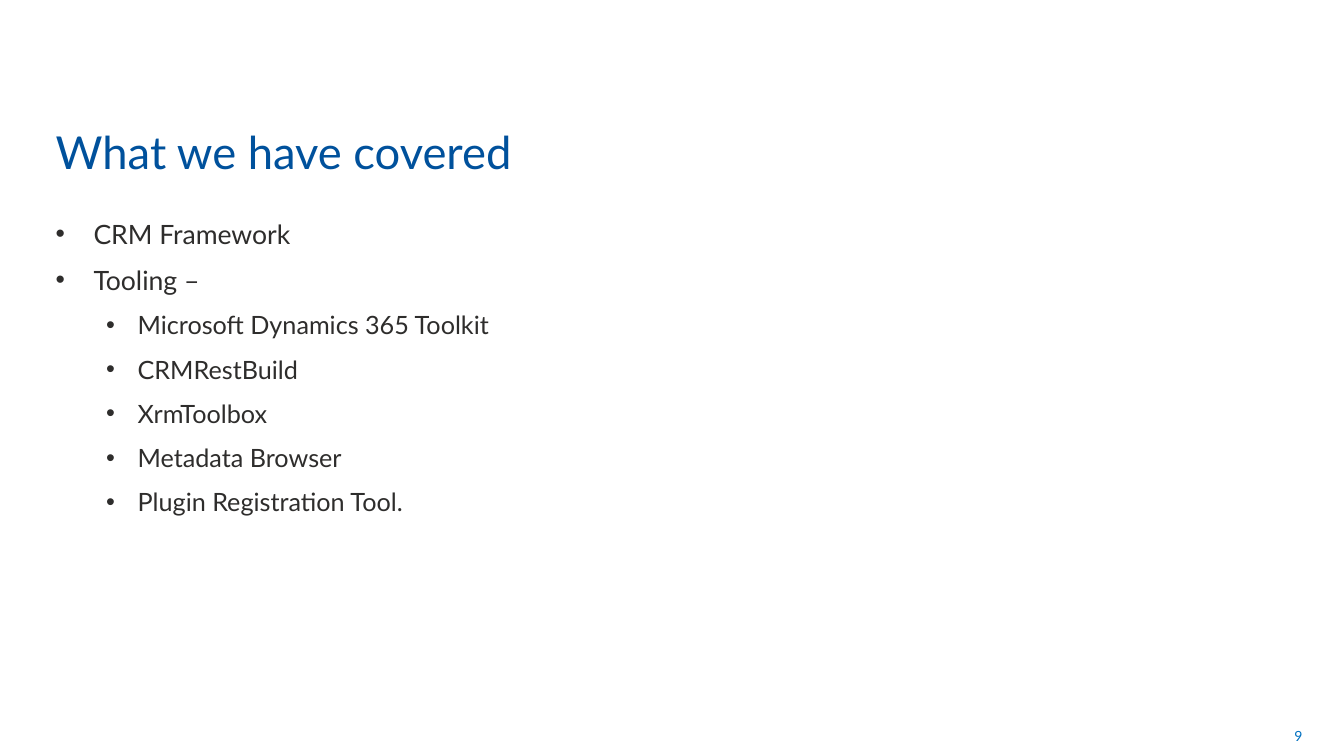
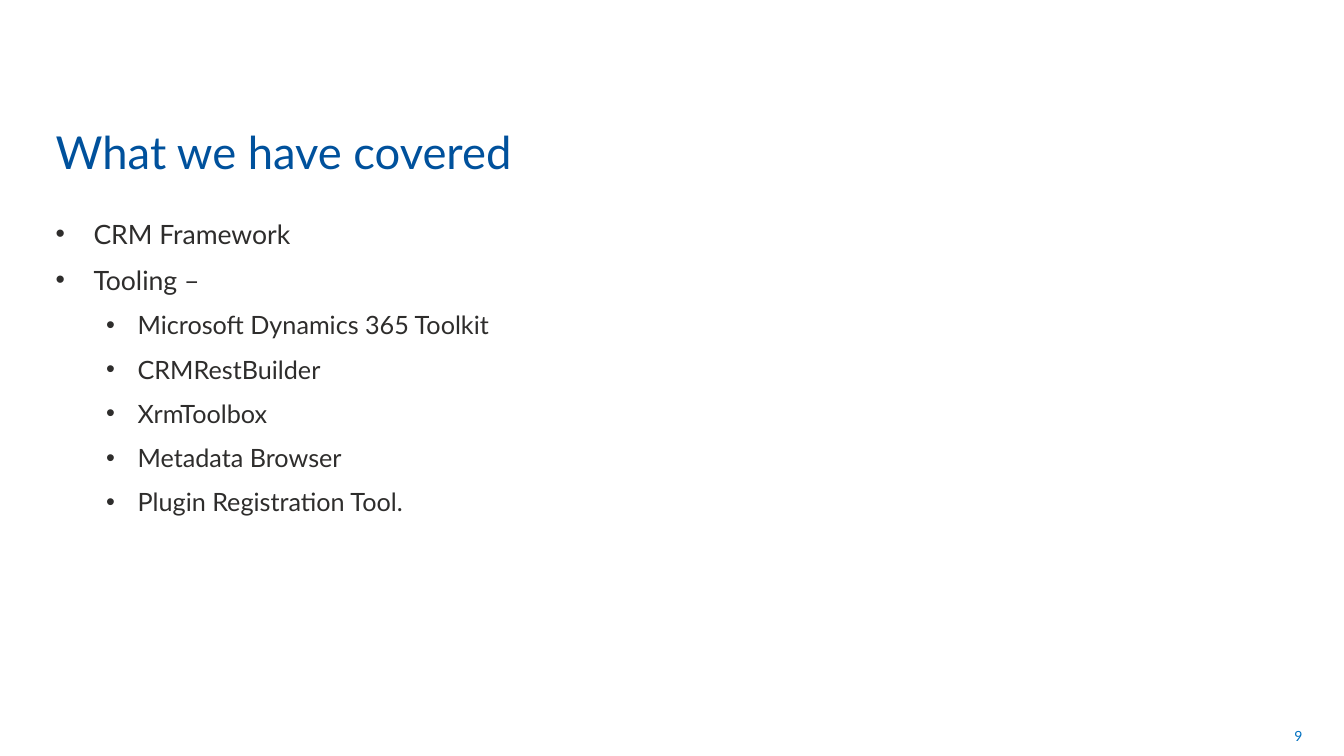
Before and after one commit to rogerhillgsy/CRMTraining, a slide deck: slide 9 of Documents/QA Powerpoints/Module 10.pptx. Drawn at 1344x756 pixels with LibreOffice and Linux fonts; fonts in the diff are those of the drawing. Boxes give left, top, right and bottom in pixels: in the first picture for what was removed or moved away, otherwise in the second. Text is boxed around its words. In the diff, an @@ line names an element or a change of style, - is before the commit and + after.

```diff
--- a/Documents/QA Powerpoints/Module 10.pptx
+++ b/Documents/QA Powerpoints/Module 10.pptx
@@ text at <box>138,360,321,379</box>: text changed @@
-  • CRMRestBuild
+  • CRMRestBuilder
```
Also in this commit, not shown: 2 other slides changed, 1 slide added, 2 other files.
